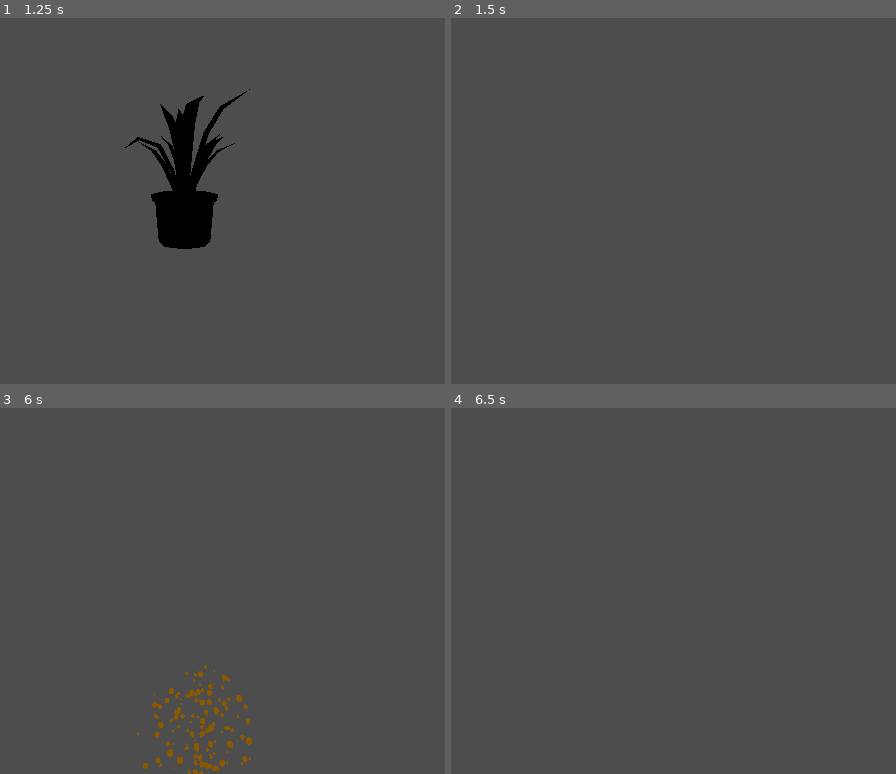
Above: before the commit, frames 1-4 (two rows, left to right).
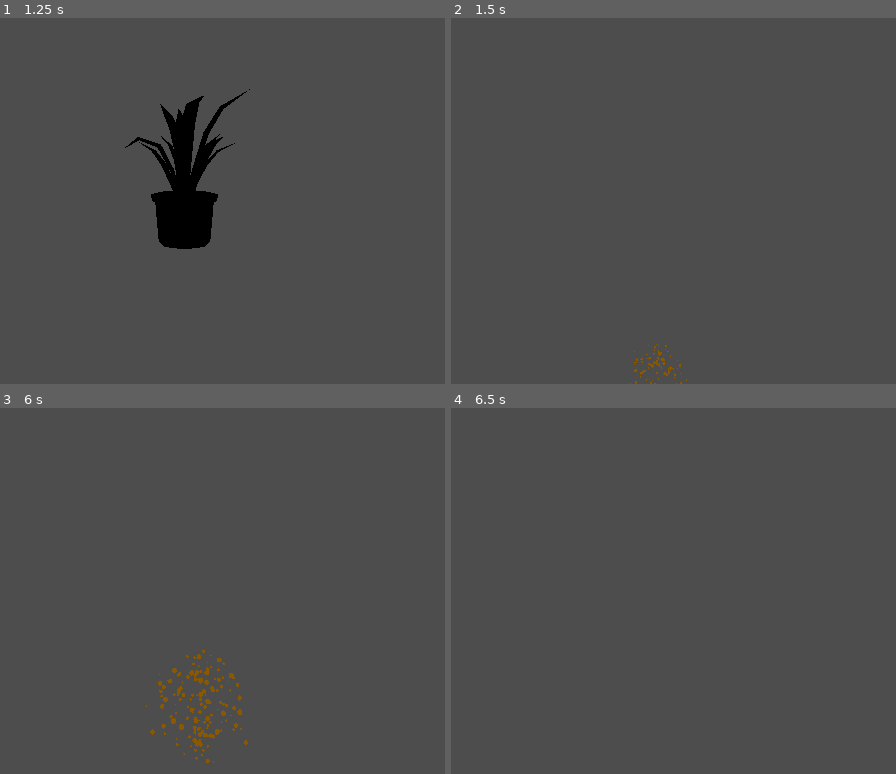
Above: after the commit, the same moments.

Repository: omriklein/prop-hunt-game
Game: Godot game, scene res://scenes/player/suicider.tscn
The game is run twice, just before and just after one commit, with the same random seed, the same clock (stepped at 60 frames per second) and the same inputs. This scene is started directly instead of the project's main scene.
Inputs (mouse positions are in pixels of both pictures, inside the frame that each line leads up to):
- Up to frame 1 (1.25 s): tap Enter at 0.5 s; move the mouse to (226, 157) at 0.52 s; hold Up (move_forwards) from 0.53 s (still down); hold Shift (sprint, bound only after the commit) from 0.53 s (still down); tap Space (jump) at 0.77 s
- Up to frame 2 (1.5 s): keep holding Up (move_forwards); tap Space (jump) at 1.25 s; move the mouse to (593, 160) at 1.27 s; release Shift (sprint, bound only after the commit) at 1.28 s; click (593, 160) at 1.35 s
- Up to frame 3 (6 s): tap Space (jump) at 1.52, 2.75, 3.02, 3.77, 4.52, 5 s; tap Shift (sprint, bound only after the commit) at 1.55, 2.85, 3.8, 4.35 s; tap Enter at 2, 4.25 s; move the mouse to (204, 543) at 2.02 s; hold Shift (sprint, bound only after the commit) 2.03-2.78 s; move the mouse to (173, 558) at 2.77 s; move the mouse to (244, 554) at 3.52 s; press the mouse at (244, 554) at 3.53 s; move the mouse to (124, 543) at 4.27 s; release the mouse at (124, 543) at 4.28 s; move the mouse to (195, 550) at 5.02 s; hold Shift (sprint, bound only after the commit) 5.03-5.78 s; move the mouse to (155, 539) at 5.77 s; release Up (move_forwards) at 5.78 s; hold Right (move_right) from 5.78 s (still down); click (155, 539) at 5.85 s
- Up to frame 4 (6.5 s): keep holding Right (move_right); tap Space (jump) at 6.02 s; tap Shift (sprint, bound only after the commit) at 6.05 s

Frame 1 is identical in both runs. In frame 2, 0.1% of the frame differs, in the area x 40-54%, y 89-100%; in frame 3, 1.5%, in the area x 30-57%, y 66-100%; in frame 4, nothing differs.

Commit message:
Add sprint mechanic for suicider (Shift key, 2x speed)
Co-Authored-By: Claude Sonnet 4.6 <noreply@anthropic.com>

Diff:
--- a/project.godot
+++ b/project.godot
@@ -63,6 +63,12 @@
 , Object(InputEventKey,"resource_local_to_scene":false,"resource_name":"","device":-1,"window_id":0,"alt_pressed":false …(183 unchanged characters)…
 ]
 }
+sprint={
+"deadzone": 0.2,
+"events": [Object(InputEventKey,"resource_local_to_scene":false,"resource_name":"","device":-1,"window_id":0,"alt_pressed":false,"shift_pressed":false,"ctrl_pressed":false,"meta_pressed":false,"pressed":false,"keycode":0,"physical_keycode":4194325,"key_label":0,"unicode":0,"location":0,"echo":false,"script":null)
+, Object(InputEventKey,"resource_local_to_scene":false,"resource_name":"","device":-1,"window_id":0,"alt_pressed":false,"shift_pressed":false,"ctrl_pressed":false,"meta_pressed":false,"pressed":false,"keycode":0,"physical_keycode":4194325,"key_label":0,"unicode":0,"location":0,"echo":false,"script":null)
+]
+}
 
 [physics]
 
--- a/scripts/suicider_controller.gd
+++ b/scripts/suicider_controller.gd
@@ -1,6 +1,7 @@
 extends CharacterBody3D
 
 const SPEED = 5.0
+const SPRINT_SPEED = 2 * SPEED
 const JUMP_VELOCITY = 4.5
 const EXPLOSION_SCENE = preload("res://scenes/props/explosion.tscn")
 
@@ -61,12 +62,15 @@
 	# As good practice, you should replace UI actions with custom gameplay actions.
 	var input_dir := Input.get_vector("move_left", "move_right", "move_forwards", "move_backwords")
 	var direction := (transform.basis * Vector3(input_dir.x, 0, input_dir.y)).normalized()
+	var curr_speed = SPEED
+	if Input.is_action_pressed("sprint"):
+		curr_speed = SPRINT_SPEED
 	if direction:
-		velocity.x = direction.x * SPEED
-		velocity.z = direction.z * SPEED
+		velocity.x = direction.x * curr_speed
+		velocity.z = direction.z * curr_speed
 	else:
-		velocity.x = move_toward(velocity.x, 0, SPEED)
-		velocity.z = move_toward(velocity.z, 0, SPEED)
+		velocity.x = move_toward(velocity.x, 0, curr_speed)
+		velocity.z = move_toward(velocity.z, 0, curr_speed)
 	move_and_slide()
 
 func _explode() -> void:
Not shown, changed: CLAUDE.md
